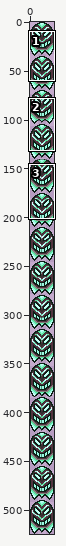
Sprite sheet -- Content/Projectiles/PhantomStaffProjectile.png. Above: a wide view before the commit, with the close-up outlined.
Close-up. Before the commit:
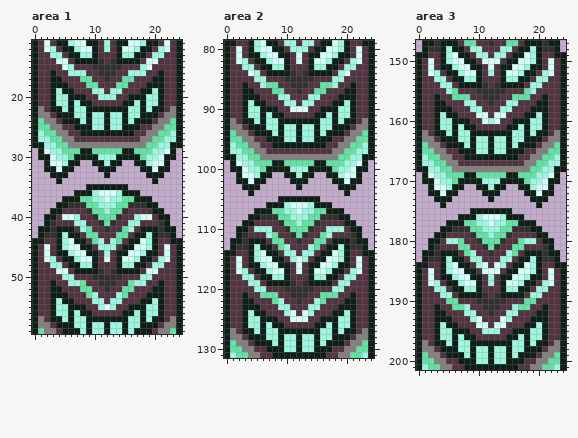
The file is 50x1050 pixels, drawn in blocks of 2x2; one block is one cell here. Shown: area 1: x 0..24, y 11..59; area 2: x 0..24, y 79..131; area 3: x 0..24, y 147..201. The commit also changed other parts of the picture, which this record leaves out.
The result:
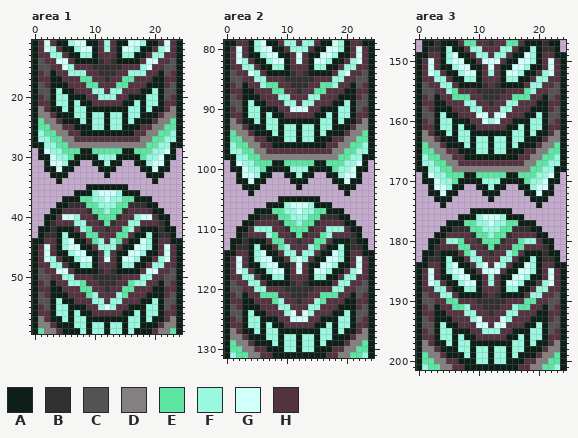
Palette (. is transparent): A #0d1f16  B #333130  C #555352  D #84807f  E #5ee5a3  F #9af8e0  G #d1fffa  H #52333f
The edit:
--- area 1
@@ x 0..24 @@
 13 AHHFFHAAFFAHHHAFFAAHFFHHA
-14 AHHHGGHAAAABHBAAAAHGGHHHA
-15 AHHHHGFHHHBBBBBHHHFGHHHHA
-16 AHHAHHFFFHHBBBHHFFFHHAHHA
+14 ACHHGGHAAAABHBAAAAHGGHHCA
+15 ACCHHGFHHHBBBBBHHHFGHHCCA
+16 AHCAHHFFFHHBBBHHFFFHHACHA
 17 AHHAAHHHEEHHBHHEEHHHAAHHA
-18 AHHAAAHHHEEHHHEEHHHAAAHHA
-19 AHHAFAAHHHFFHFFHHHAAFAHHA
-20 AHHAFFAAAHHFFFHHAAAFFAHHA
+18 ACHAAAHHHEEHHHEEHHHAAAHCA
+19 ACCAFAAHHHFFHFFHHHAAFACCA
+20 AHCAFFAAAHHFFFHHAAAFFACHA
 21 AHHAFFAFAAHHHHHAAFAFFAHHA
@@ x 0..24 @@
 48 AHHFFHAAFFAHHHAFFAAHFFHHA
-49 AHHHGGHAAAABHBAAAAHGGHHHA
-50 AHHHHFFHHHBBBBBHHHFFHHHHA
-51 AHHAHHFFEHHBBBHHEFFHHAHHA
+49 ACHHGGHAAAABHBAAAAHGGHHCA
+50 ACCHHFFHHHBBBBBHHHFFHHCCA
+51 AHCAHHFFEHHBBBHHEFFHHACHA
 52 AHHAAHHHEEHHBHHEEHHHAAHHA
-53 AHHAAAHHHEFHHHFEHHHAAAHHA
-54 AHHAFAAHHHFFHFFHHHAAFAHHA
-55 AHHAFFAAAHHFGFHHAAAFFAHHA
+53 ACHAAAHHHEFHHHFEHHHAAAHCA
+54 ACCAFAAHHHFFHFFHHHAAFACCA
+55 AHCAFFAAAHHFGFHHAAAFFACHA
 56 AHHAFFAFAAHHHHHAAFAFFAHHA
--- area 2
@@ x 0..24 @@
  83 AHHFFHAAFFAHHHAFFAAHFFHHA
- 84 AHHHGFHAAAABHBAAAAHFGHHHA
- 85 AHHHHFFHHHBBBBBHHHFFHHHHA
- 86 AHHAHHFEEHHBBBHHEEFHHAHHA
+ 84 ACHHGFHAAAABHBAAAAHFGHHCA
+ 85 ACCHHFFHHHBBBBBHHHFFHHCCA
+ 86 AHCAHHFEEHHBBBHHEEFHHACHA
  87 AHHAAHHHEEHHBHHEEHHHAAHHA
- 88 AHHAAAHHHFFHHHFFHHHAAAHHA
- 89 AHHAFAAHHHFFHFFHHHAAFAHHA
- 90 AHHAFFAAAHHGGGHHAAAFFAHHA
+ 88 ACHAAAHHHFFHHHFFHHHAAAHCA
+ 89 ACCAFAAHHHFFHFFHHHAAFACCA
+ 90 AHCAFFAAAHHGGGHHAAAFFACHA
  91 AHHAFFAFAAHHHHHAAFAFFAHHA
@@ x 0..24 @@
 118 AHHFFHAAFFAHHHAFFAAHFFHHA
-119 AHHHFFHAAAABHBAAAAHFFHHHA
-120 AHHHHFFHHHBBBBBHHHFFHHHHA
-121 AHHAHHEEEHHBBBHHEEEHHAHHA
+119 ACHHFFHAAAABHBAAAAHFFHHCA
+120 ACCHHFFHHHBBBBBHHHFFHHCCA
+121 AHCAHHEEEHHBBBHHEEEHHACHA
 122 AHHAAHHHEFHHBHHFEHHHAAHHA
-123 AHHAAAHHHFFHHHFFHHHAAAHHA
-124 AHHAFAAHHHFGHGFHHHAAFAHHA
-125 AHHAFFAAAHHGGGHHAAAFFAHHA
+123 ACHAAAHHHFFHHHFFHHHAAAHCA
+124 ACCAFAAHHHFGHGFHHHAAFACCA
+125 AHCAFFAAAHHGGGHHAAAFFACHA
 126 AHHAFFAFAAHHHHHAAFAFFAHHA
--- area 3
@@ x 0..24 @@
 153 AHHFFHAAFFAHHHAFFAAHFFHHA
-154 AHHHFFHAAAABHBAAAAHFFHHHA
-155 AHHHHFEHHHBBBBBHHHEFHHHHA
-156 AHHAHHEEEHHBBBHHEEEHHAHHA
+154 ACHHFFHAAAABHBAAAAHFFHHCA
+155 ACCHHFEHHHBBBBBHHHEFHHCCA
+156 AHCAHHEEEHHBBBHHEEEHHACHA
 157 AHHAAHHHFFHHBHHFFHHHAAHHA
-158 AHHAAAHHHFFHHHFFHHHAAAHHA
-159 AHHAFAAHHHGGHGGHHHAAFAHHA
-160 AHHAFFAAAHHGFGHHAAAFFAHHA
+158 ACHAAAHHHFFHHHFFHHHAAAHCA
+159 ACCAFAAHHHGGHGGHHHAAFACCA
+160 AHCAFFAAAHHGFGHHAAAFFACHA
 161 AHHAFFAFAAHHHHHAAFAFFAHHA
@@ x 0..24 @@
 188 AHHFFHAAFFAHHHAFFAAHFFHHA
-189 AHHHFFHAAAABHBAAAAHFFHHHA
-190 AHHHHEEHHHBBBBBHHHEEHHHHA
-191 AHHAHHEEFHHBBBHHFEEHHAHHA
+189 ACHHFFHAAAABHBAAAAHFFHHCA
+190 ACCHHEEHHHBBBBBHHHEEHHCCA
+191 AHCAHHEEFHHBBBHHFEEHHACHA
 192 AHHAAHHHFFHHBHHFFHHHAAHHA
-193 AHHAAAHHHFGHHHGFHHHAAAHHA
-194 AHHAFAAHHHGGHGGHHHAAFAHHA
-195 AHHAFFAAAHHFFFHHAAAFFAHHA
+193 ACHAAAHHHFGHHHGFHHHAAAHCA
+194 ACCAFAAHHHGGHGGHHHAAFACCA
+195 AHCAFFAAAHHFFFHHAAAFFACHA
 196 AHHAFFAFAAHHHHHAAFAFFAHHA
